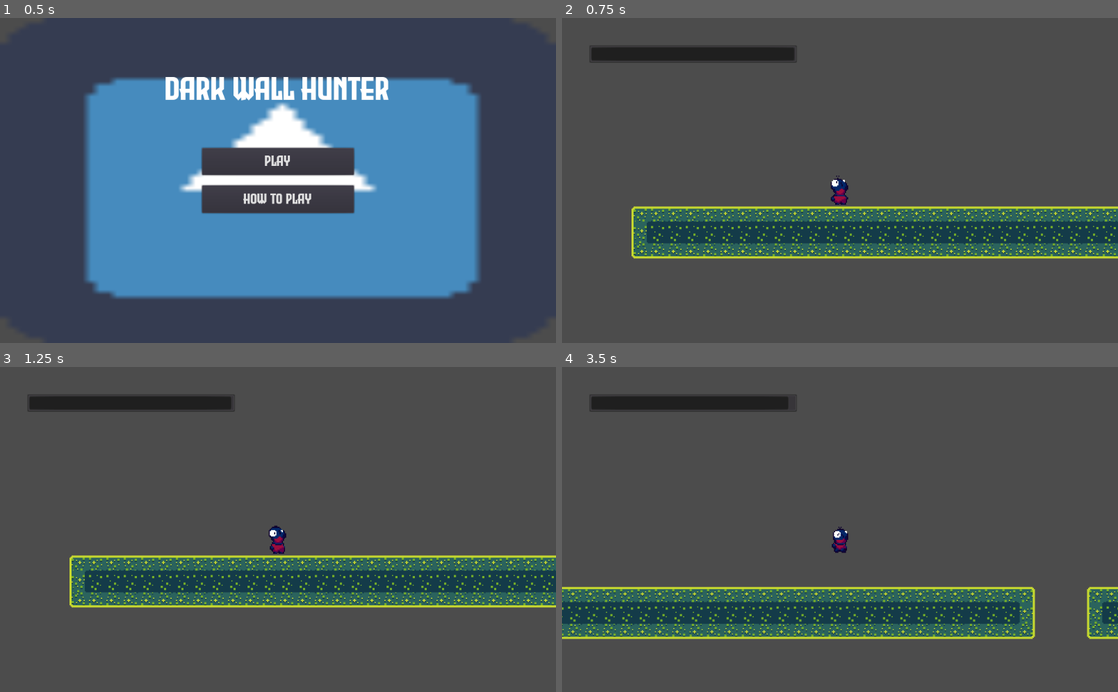
Above: before the commit, frames 1-4 (two rows, left to right).
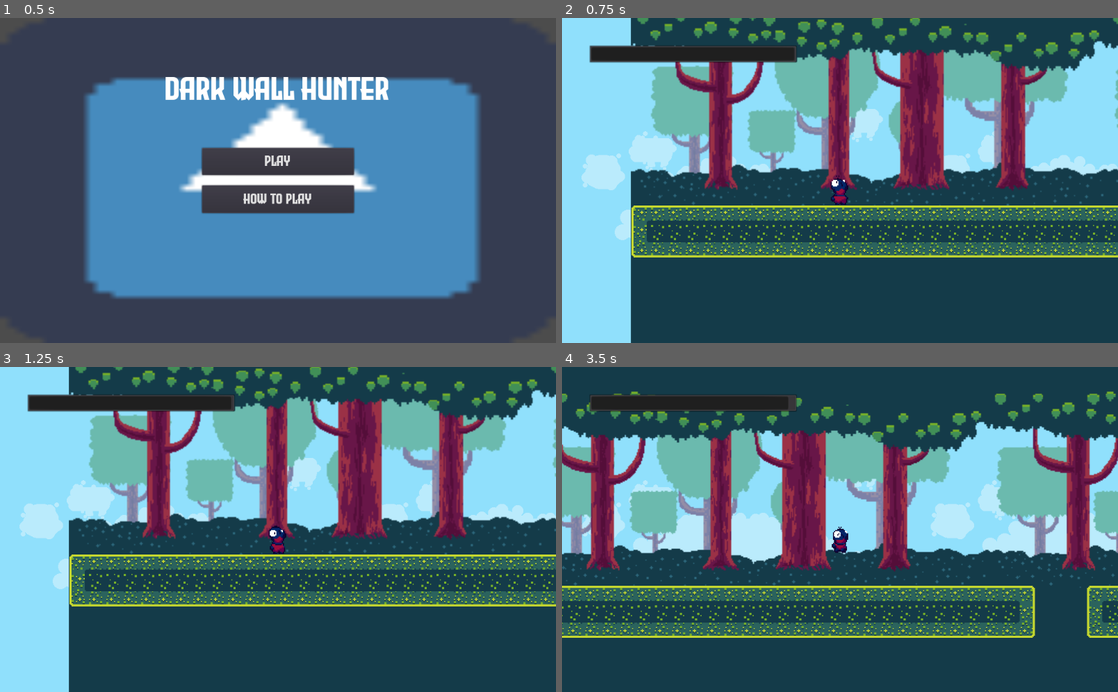
Above: after the commit, the same moments.

Repository: bosskab123/godot-wild-jam-36
Game: Godot game, scene res://scenes/uis/MainMenuUI.tscn
Same seed, same stepped clock (60 frames per second), same inputs: the game is played once before the commit and once after it. The engine's default icon, where the game draws it, is replaced by a stand-in: a white triangle on a blue panel in a dark square.
Inputs:
- Up to frame 1 (0.5 s): no input
- Up to frame 2 (0.75 s): click "Play" at 0.5 s
- Up to frame 3 (1.25 s): no input
- Up to frame 4 (3.5 s): hold D (move_right) 1.28-2.03 s; tap W (jump) at 1.35, 1.52, 1.82, 2.27, 2.3, 2.57, 3.05 s; hold A (move_left) 2.03-2.78 s; tap Y (next_chunk) at 2.1 s; hold D (move_right) from 2.78 s (still down); tap T (previous_chunk) at 2.85 s

Frame 1 is identical in both runs. In frame 2, 88% of the frame differs, in the area x 0-100%, y 0-100%; in frame 3, 88%; in frame 4, 88%.

Commit message:
Add background

Diff:
--- a/scenes/MainGame.gd
+++ b/scenes/MainGame.gd
@@ -5,11 +5,34 @@
 	1: $Row2SpawnPosition
 }
 
+onready var background_node = {
+	"primary": [$Background/PrimaryBackground1,$Background/PrimaryBackground2,$Background/PrimaryBackground3,$Background/PrimaryBackground4],
+	"secondary": [$Background/SecondaryBackground1,$Background/SecondaryBackground2,$Background/SecondaryBackground3,$Background/SecondaryBackground4],
+	"sky": $Background/SkyBackground
+}
+
+onready var background_detector_node = {
+	"primary": $Background/PrimaryBackgroundDetector,
+	"secondary": $Background/SecondaryBackgroundDetector
+}
+
 var total_chunk: int = 3
 var showing_chunk_number: Array = []
 var available_chunks: Array = []
+var total_primary_background: int = 3
+var showing_primary_background_number: Array = [1,2,3,4]
+var total_secondary_background: int = 3
+var showing_secondary_background_number: Array = [1,2,3,4]
+
+var primary_background_width: float = 535
+var primary_background_length: float = 438
+var secondary_background_width: float = 240
+var secondary_background_length: float = 427
+var background_y_position: float = 80
 
 func _ready():
+	# Initialize background
+	setup_background()
 	# Setup SpawnPosition for each row
 	row_position_map[GlobalVars.ROWS_NUMBER-1].position.y = 0
 	for row in range(GlobalVars.ROWS_NUMBER-2,-1,-1):
@@ -31,6 +54,15 @@
 
 	# Set up spawnline
 	$SpawnLine.position.x = (GlobalVars.CHUNK_LENGTH + GlobalVars.PADDING_LENGTH) * 2
+
+func setup_background():
+	# Setup primary and secondary background
+	for i in range(4):
+		background_node["primary"][i].position = Vector2((i*2+1)*(primary_background_length/2),background_y_position)
+		background_node["secondary"][i].position = Vector2((i*2+1)*(secondary_background_length/2),background_y_position)
+	# Setup PrimaryBackgroundDetector and SecondaryBackgroundDetector position
+	background_detector_node["primary"].position = Vector2(3*primary_background_length,240)
+	background_detector_node["secondary"].position = Vector2(3*secondary_background_length,240)
 
 func add_chunk():
 	# Random a chunk to be added
@@ -67,3 +99,21 @@
 	available_chunks.append(chunk_number)
 	# Move the DestroyLine
 	$DestroyLine.position.x += GlobalVars.CHUNK_LENGTH + GlobalVars.PADDING_LENGTH
+
+func _on_PrimaryBackgroundDetector_body_entered(body):
+	if body.name != "Player":
+		return
+	# Move the most left background to the most right one
+	background_node["primary"][showing_primary_background_number[0]-1].position.x += 4*primary_background_length
+	showing_primary_background_number.append(showing_primary_background_number.pop_front())
+	# Move PrimaryBackgroundDetector
+	background_detector_node["primary"].position.x += primary_background_length
+
+func _on_SecondaryBackgroundDetector2_body_entered(body):
+	if body.name != "Player":
+		return
+	# Move the most left background to the most right one
+	background_node["secondary"][showing_secondary_background_number[0]-1].position.x += 4*secondary_background_length
+	showing_secondary_background_number.append(showing_secondary_background_number.pop_front())
+	# Move SecondaryBackgroundDetector
+	background_detector_node["secondary"].position.x += secondary_background_length
--- a/scenes/MainGame.tscn
+++ b/scenes/MainGame.tscn
@@ -1,13 +1,19 @@
-[gd_scene load_steps=6 format=2]
+[gd_scene load_steps=10 format=2]
 
 [ext_resource path="res://scenes/player/Player.tscn" type="PackedScene" id=1]
 [ext_resource path="res://scenes/MainGame.gd" type="Script" id=2]
 [ext_resource path="res://scenes/obstacles/DeadWall.tscn" type="PackedScene" id=3]
+[ext_resource path="res://assets/sprites/Tiny Platformer - Forest Asset Pack/Background/Layer_01.png" type="Texture" id=4]
+[ext_resource path="res://assets/sprites/Tiny Platformer - Forest Asset Pack/Background/Layer_02.png" type="Texture" id=5]
+[ext_resource path="res://assets/sprites/Tiny Platformer - Forest Asset Pack/Background/Layer_03.png" type="Texture" id=6]
 
 [sub_resource type="RectangleShape2D" id=1]
+extents = Vector2( 10, 480 )
+
+[sub_resource type="RectangleShape2D" id=2]
 extents = Vector2( 10, 464 )
 
-[sub_resource type="RectangleShape2D" id=2]
+[sub_resource type="RectangleShape2D" id=3]
 extents = Vector2( 10, 464 )
 
 [node name="MainGame" type="Node2D"]
@@ -16,6 +22,73 @@
 "_edit_horizontal_guides_": [ 0.0, 240.0, 480.0 ],
 "_edit_vertical_guides_": [ 0.0, 480.0, 960.0 ]
 }
+
+[node name="Background" type="Node2D" parent="."]
+
+[node name="PrimaryBackgroundDetector" type="Area2D" parent="Background"]
+position = Vector2( 439, 240 )
+
+[node name="CollisionShape2D" type="CollisionShape2D" parent="Background/PrimaryBackgroundDetector"]
+shape = SubResource( 1 )
+
+[node name="SecondaryBackgroundDetector" type="Area2D" parent="Background"]
+position = Vector2( 427, 240 )
+
+[node name="CollisionShape2D" type="CollisionShape2D" parent="Background/SecondaryBackgroundDetector"]
+shape = SubResource( 1 )
+
+[node name="SkyBackground" type="CanvasLayer" parent="Background"]
+layer = -99
+
+[node name="Sprite" type="TextureRect" parent="Background/SkyBackground"]
+anchor_right = 1.0
+anchor_bottom = 1.0
+texture = ExtResource( 6 )
+expand = true
+stretch_mode = 2
+__meta__ = {
+"_edit_use_anchors_": false
+}
+
+[node name="SecondaryBackground1" type="Sprite" parent="Background"]
+position = Vector2( 213.5, 150 )
+z_index = -3
+texture = ExtResource( 5 )
+
+[node name="SecondaryBackground2" type="Sprite" parent="Background"]
+position = Vector2( 213.5, 150 )
+z_index = -3
+texture = ExtResource( 5 )
+
+[node name="SecondaryBackground3" type="Sprite" parent="Background"]
+position = Vector2( 213.5, 150 )
+z_index = -3
+texture = ExtResource( 5 )
+
+[node name="SecondaryBackground4" type="Sprite" parent="Background"]
+position = Vector2( 213.5, 150 )
+z_index = -3
+texture = ExtResource( 5 )
+
+[node name="PrimaryBackground1" type="Sprite" parent="Background"]
+position = Vector2( 219.5, 150 )
+z_index = -2
+texture = ExtResource( 4 )
+
+[node name="PrimaryBackground2" type="Sprite" parent="Background"]
+position = Vector2( 219.5, 150 )
+z_index = -2
+texture = ExtResource( 4 )
+
+[node name="PrimaryBackground3" type="Sprite" parent="Background"]
+position = Vector2( 219.5, 150 )
+z_index = -2
+texture = ExtResource( 4 )
+
+[node name="PrimaryBackground4" type="Sprite" parent="Background"]
+position = Vector2( 219.5, 150 )
+z_index = -2
+texture = ExtResource( 4 )
 
 [node name="Player" parent="." instance=ExtResource( 1 )]
 position = Vector2( 192, 176 )
@@ -51,5 +124,7 @@
 [node name="DeadWall" parent="." instance=ExtResource( 3 )]
 position = Vector2( -16, 280 )
 
+[connection signal="body_entered" from="Background/PrimaryBackgroundDetector" to="." method="_on_PrimaryBackgroundDetector_body_entered"]
+[connection signal="body_entered" from="Background/SecondaryBackgroundDetector" to="." method="_on_SecondaryBackgroundDetector2_body_entered"]
 [connection signal="body_entered" from="SpawnLine" to="." method="_on_SpawnLine_body_entered"]
 [connection signal="body_entered" from="DestroyLine" to="." method="_on_DestroyLine_body_entered"]
--- a/scenes/chunks/InitialChunk.tscn
+++ b/scenes/chunks/InitialChunk.tscn
@@ -5,4 +5,4 @@
 [node name="InitialChunk" type="Node2D"]
 
 [node name="ForsestTileMap" parent="." instance=ExtResource( 1 )]
-tile_data = PoolIntArray( 786432, 0, 0, 786433, 0, 131076, 786434, 0, 1, 786435, 0, 131076, 786436, 0, 131076, 786437, 0, 131076, 786438, 0, 131076, 786439, 0, 131076, 786440, 0, 1, 786441, 0, 1, 786442, 0, 131076, 786443, 0, 131076, 786444, 0, 131076, 786445, 0, 131076, 786446, 0, 131076, 786447, 0, 131076, 786448, 0, 131076, 786449, 0, 131076, 786450, 0, 1, 786451, 0, 131076, 786452, 0, 131076,  …(1181 unchanged characters)…
+tile_data = PoolIntArray( 786432, 0, 0, 786433, 0, 131076, 786434, 0, 131076, 786435, 0, 1, 786436, 0, 131076, 786437, 0, 131076, 786438, 0, 131076, 786439, 0, 1, 786440, 0, 1, 786441, 0, 1, 786442, 0, 131076, 786443, 0, 131076, 786444, 0, 131076, 786445, 0, 131076, 786446, 0, 131076, 786447, 0, 131076, 786448, 0, 1, 786449, 0, 131076, 786450, 0, 131076, 786451, 0, 131076, 786452, 0, 131076,  …(1181 unchanged characters)…
--- a/scenes/player/Player.tscn
+++ b/scenes/player/Player.tscn
@@ -12,7 +12,7 @@
 [ext_resource path="res://assets/sprites/Tiny Platformer - Forest Asset Pack/Sprites/Player/walk.png" type="Texture" id=10]
 
 [sub_resource type="CapsuleShape2D" id=1]
-radius = 8.0
+radius = 7.0
 height = 12.0
 
 [sub_resource type="AtlasTexture" id=2]
@@ -64,12 +64,12 @@
 region = Rect2( 0, 0, 35, 43 )
 
 [sub_resource type="AtlasTexture" id=14]
+atlas = ExtResource( 10 )
+region = Rect2( 35, 0, 35, 43 )
+
+[sub_resource type="AtlasTexture" id=15]
 atlas = ExtResource( 8 )
 region = Rect2( 0, 0, 35, 43 )
-
-[sub_resource type="AtlasTexture" id=15]
-atlas = ExtResource( 10 )
-region = Rect2( 35, 0, 35, 43 )
 
 [sub_resource type="SpriteFrames" id=16]
 animations = [ {
@@ -90,13 +90,13 @@
 }, {
 "frames": [ SubResource( 14 ) ],
 "loop": true,
-"name": "jump",
-"speed": 8.0
+"name": "wall_hang",
+"speed": 5.0
 }, {
 "frames": [ SubResource( 15 ) ],
 "loop": true,
-"name": "wall_hang",
-"speed": 5.0
+"name": "jump",
+"speed": 8.0
 } ]
 
 [node name="Player" type="KinematicBody2D"]
Not shown: 1 places in scenes/MainGame.tscn that only renumber resources
